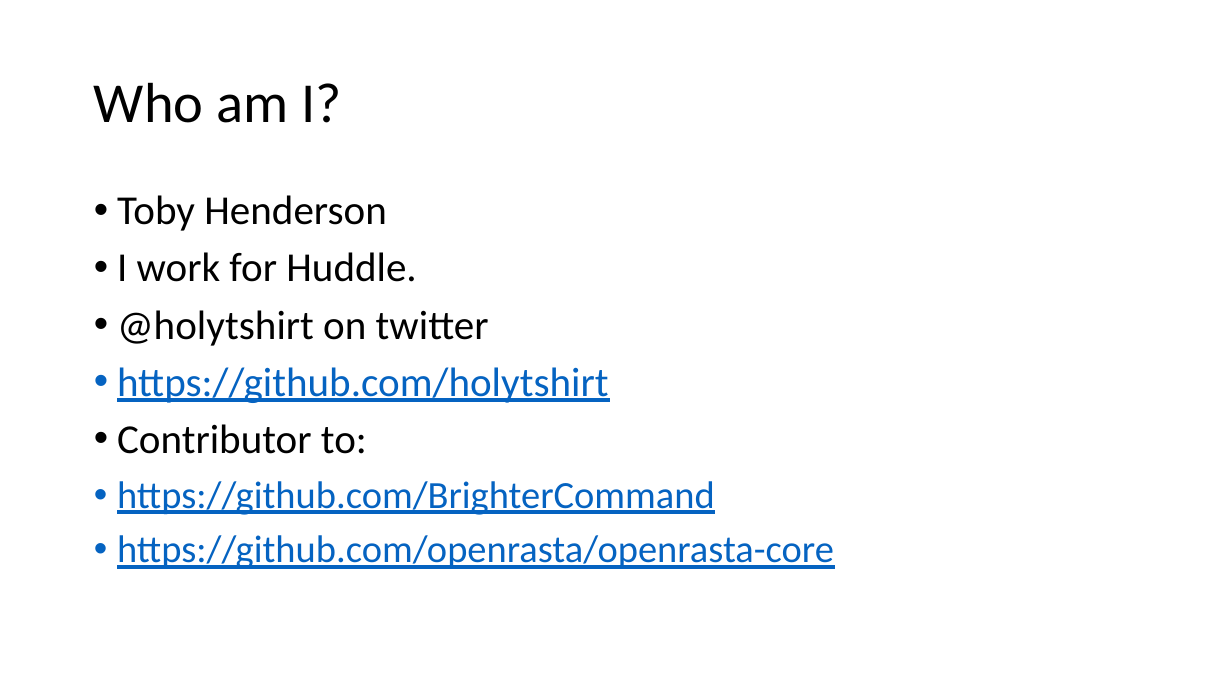
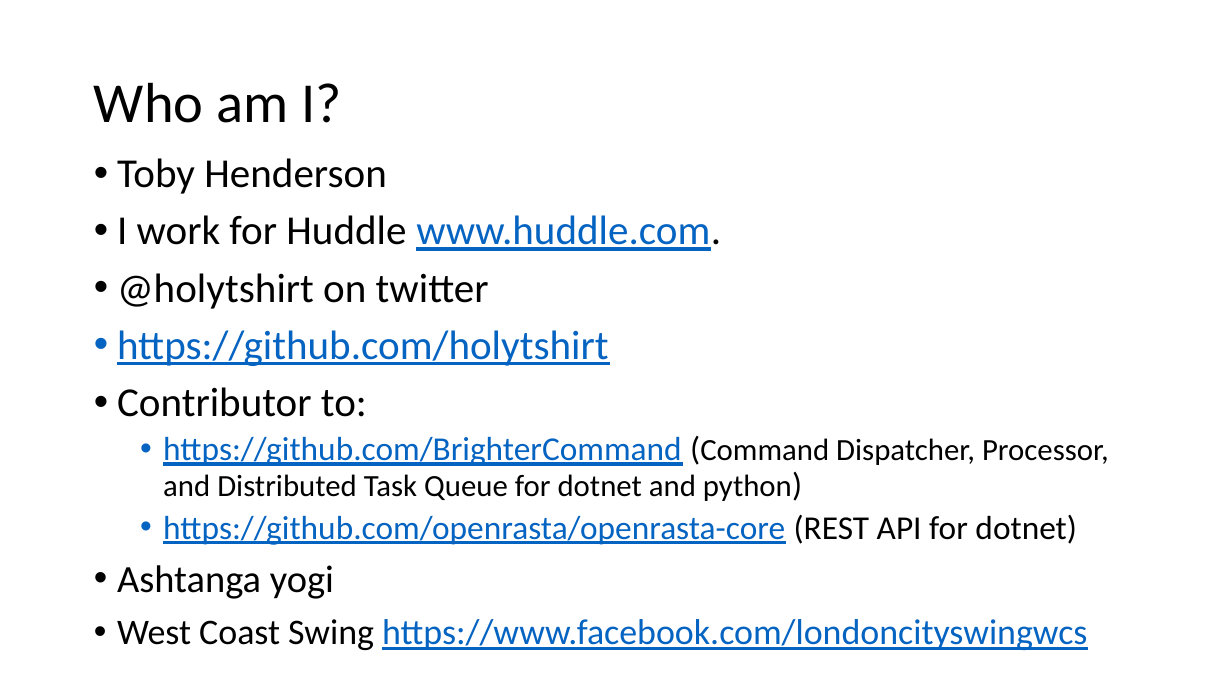
Before and after one commit to holytshirt/httpapipatterns, a slide deck: slide 2 of http api patterns.pptx. Drawn at 1232x693 pixels with LibreOffice and Linux fonts; fonts in the diff are those of the drawing. Boxes give left, top, right and bottom in pixels: in the first picture for what was removed or moved away, otherwise in the second. Text is boxed around its words. In the diff, an @@ line names an element or a change of style, - is before the commit and + after.

```diff
--- a/http api patterns.pptx
+++ b/http api patterns.pptx
@@ text "Toby Henderson": place and size @@
-text "Toby Henderson" at box(117, 195, 834, 569)
+text "Toby Henderson" at box(117, 158, 1109, 650)
@@ text at box(117, 215, 721, 251): text changed @@
-• I work for Huddle.
+• I work for Huddle www.huddle.com.
@@ text at box(117, 437, 1109, 650): text changed; size 30 to 26 pt @@
-• https://github.com/BrighterCommand
-• https://github.com/openrasta/openrasta-core
+  • https://github.com/BrighterCommand (Command Dispatcher, Processor, and Distributed Task Queue for dotnet and python)
+  • https://github.com/openrasta/openrasta-core (REST API for dotnet)
+• Ashtanga yogi
+• West Coast Swing https://www.facebook.com/londoncityswingwcs
```
Also in this commit, not shown: 5 other slides changed.
